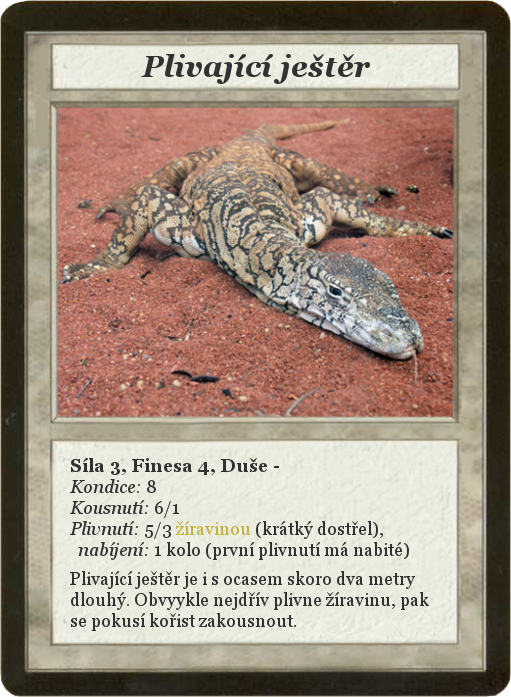
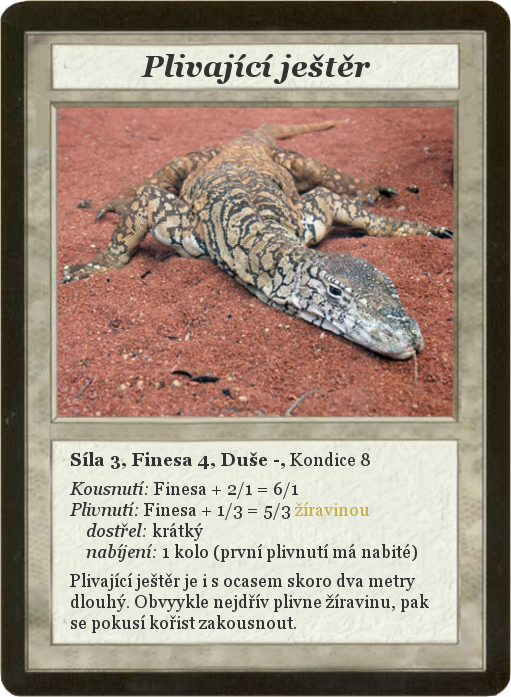
Comparing the layer stacks of the two 511×697 images. Changes:
renamed "Síla 3, Finesa 4, Duše - ..." to "Síla 3, Finesa 4, Duše -, Kond...", painted on it over [70, 452, 429, 633]
